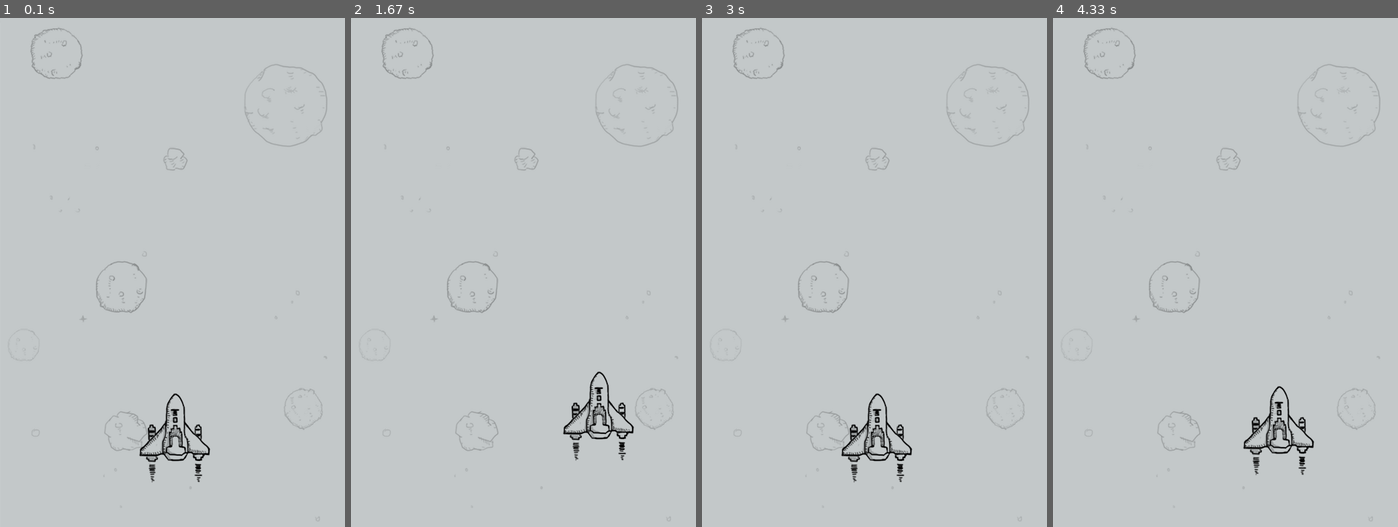
Above: before the commit, frames 1-4 (left to right).
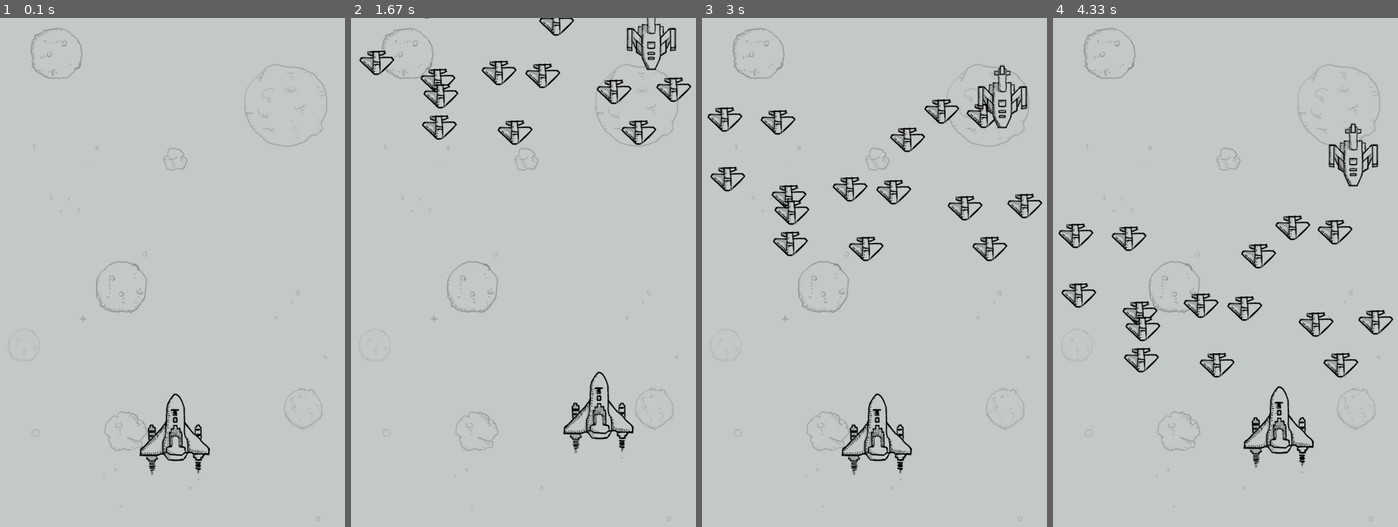
Above: after the commit, the same moments.

Repository: yuyi1266173/AircraftWar_PyGame
Game: pygame game, started from main.py
Same seed, same stepped clock (60 frames per second), same inputs: the game is played once before the commit and once after it.
Inputs:
- Up to frame 1 (0.1 s): no input
- Up to frame 2 (1.67 s): hold Right 0.33-0.8 s; hold Up 0.83-1.13 s; hold Right 1.17-1.63 s
- Up to frame 3 (3 s): hold Left 1.67-2.2 s; hold Down 2.23-2.53 s; hold Left 2.57-2.97 s
- Up to frame 4 (4.33 s): hold Up 3-3.37 s; hold Right 3.4-4.03 s; hold Down from 4.07 s (still down)

The runs differ from the first frame. In frame 1, less than 0.1% of the frame differs, in the area x 43-59%, y 87-92%; in frame 2, 2.9%; in frame 3, 3.8%; in frame 4, 3.8%, in the area x 1-99%, y 20-90%.

Commit message:
modify myPlane and add enemies

Diff:
--- /dev/null
+++ b/enemy.py
@@ -0,0 +1,75 @@
+#!python3
+#-*- coding: utf-8 -*-
+
+import pygame
+from random import randint
+
+
+class SmallEnemy(pygame.sprite.Sprite):
+	def __init__(self,  bg_size):
+		#super(pygame.sprite.Sprite, self).__init__()
+		pygame.sprite.Sprite.__init__(self)
+
+		self.image = pygame.image.load('images/enemy1.png').convert_alpha()
+		self.rect = self.image.get_rect()
+		self.moveSpace = bg_size
+		self.rect.left = randint(0, self.moveSpace[0] - self.rect.width)
+		self.rect.bottom = randint(-5*self.rect.height, 0)
+		self.speed = 2
+
+	def reset(self):
+		self.rect.left = randint(0, self.moveSpace[0] - self.rect.width)
+		self.rect.bottom = randint(-5*self.rect.height, 0)
+
+	def move(self):
+		if self.rect.top < self.moveSpace[1]:
+			self.rect.top += self.speed
+		else:
+			self.reset()
+
+
+class MidEnemy(pygame.sprite.Sprite):
+	def __init__(self,  bg_size):
+		#super(pygame.sprite.Sprite, self).__init__()
+		pygame.sprite.Sprite.__init__(self)
+
+		self.image = pygame.image.load('images/enemy2.png').convert_alpha()
+		self.rect = self.image.get_rect()
+		self.moveSpace = bg_size
+		self.rect.left = randint(0, self.moveSpace[0] - self.rect.width)
+		self.rect.bottom = randint(-10*self.rect.height, 0)
+		self.speed = 1
+
+	def reset(self):
+		self.rect.left = randint(0, self.moveSpace[0] - self.rect.width)
+		self.rect.bottom = randint(-10*self.rect.height, 0)
+
+	def move(self):
+		if self.rect.top < self.moveSpace[1]:
+			self.rect.top += self.speed
+		else:
+			self.reset()
+
+
+class BigEnemy(pygame.sprite.Sprite):
+	def __init__(self,  bg_size):
+		#super(pygame.sprite.Sprite, self).__init__()
+		pygame.sprite.Sprite.__init__(self)
+
+		self.image1 = pygame.image.load('images/enemy3_n1.png').convert_alpha()
+		self.image2 = pygame.image.load('images/enemy3_n2.png').convert_alpha()
+		self.rect = self.image1.get_rect()
+		self.moveSpace = bg_size
+		self.rect.left = randint(0, self.moveSpace[0] - self.rect.width)
+		self.rect.bottom = randint(-15*self.rect.height, 0)
+		self.speed = 1
+
+	def reset(self):
+		self.rect.left = randint(0, self.moveSpace[0] - self.rect.width)
+		self.rect.bottom = randint(-15*self.rect.height, 0)
+
+	def move(self):
+		if self.rect.top < self.moveSpace[1]:
+			self.rect.top += self.speed
+		else:
+			self.reset()
--- a/main.py
+++ b/main.py
@@ -6,6 +6,25 @@
 from sys import exit
 import traceback
 from myplane import MyPlane
+from enemy import SmallEnemy, MidEnemy, BigEnemy
+
+def add_enemies(group1, group2, type, num, bg_size):
+	if type < 0 or type > 2:
+		print("[add_enemies] type error! type = {}".format(type))
+		raise TypeError("[add_enemies] type error! type = {}".format(type))
+
+	while num:
+		num -= 1
+		if type == 0:
+			enemy = SmallEnemy(bg_size)
+		elif type == 1:
+			enemy = MidEnemy(bg_size)
+		else:
+			enemy = BigEnemy(bg_size)
+
+		group1.add(enemy)
+		group2.add(enemy)
+
 
 def main():
 	pygame.mixer.pre_init()
@@ -27,7 +46,18 @@
 
 	me = MyPlane(bg_size)
 
+	enemies = pygame.sprite.Group()
+	small_enemies = pygame.sprite.Group()
+	mid_enemies = pygame.sprite.Group()
+	big_enemies = pygame.sprite.Group()
+
+	add_enemies(small_enemies, enemies, 0, 15, bg_size)
+	add_enemies(mid_enemies, enemies, 1, 4, bg_size)
+	add_enemies(big_enemies, enemies, 2, 2, bg_size)
+
 	running = True
+	switch_image = True
+	delay = 5
 
 	while running:
 		for event in pygame.event.get():
@@ -45,7 +75,25 @@
 					me.moveDown()
 
 		screen.blit( background, (0, 0) )
-		screen.blit( me.image, me.rect )
+
+		for enemy in enemies:
+			enemy.move()
+
+			if enemy in big_enemies:
+				screen.blit(enemy.image1, enemy.rect)
+			else:
+				screen.blit(enemy.image, enemy.rect)
+
+		delay -= 1
+
+		if not delay:
+			delay = 5
+			switch_image = not switch_image
+
+		if switch_image:
+			screen.blit( me.image1, me.rect )
+		else:
+			screen.blit( me.image2, me.rect )
 		clock.tick(60)
 
 		#pygame.display.flip()
--- a/myplane.py
+++ b/myplane.py
@@ -6,9 +6,10 @@
 class MyPlane(pygame.sprite.Sprite):
 	def __init__(self, bg_size):
 		super(pygame.sprite.Sprite, self).__init__()
-		self.image = pygame.image.load('images/me1.png').convert_alpha()
+		self.image1 = pygame.image.load('images/me1.png').convert_alpha()
+		self.image2 = pygame.image.load('images/me2.png').convert_alpha()
 		self.moveSpace = (bg_size[0], bg_size[1] - 60)
-		self.rect = self.image.get_rect()
+		self.rect = self.image1.get_rect()
 		self.rect.left = (self.moveSpace[0] - self.rect.width) // 2
 		self.rect.top = self.moveSpace[1] - self.rect.height
 		self.speed = 10
